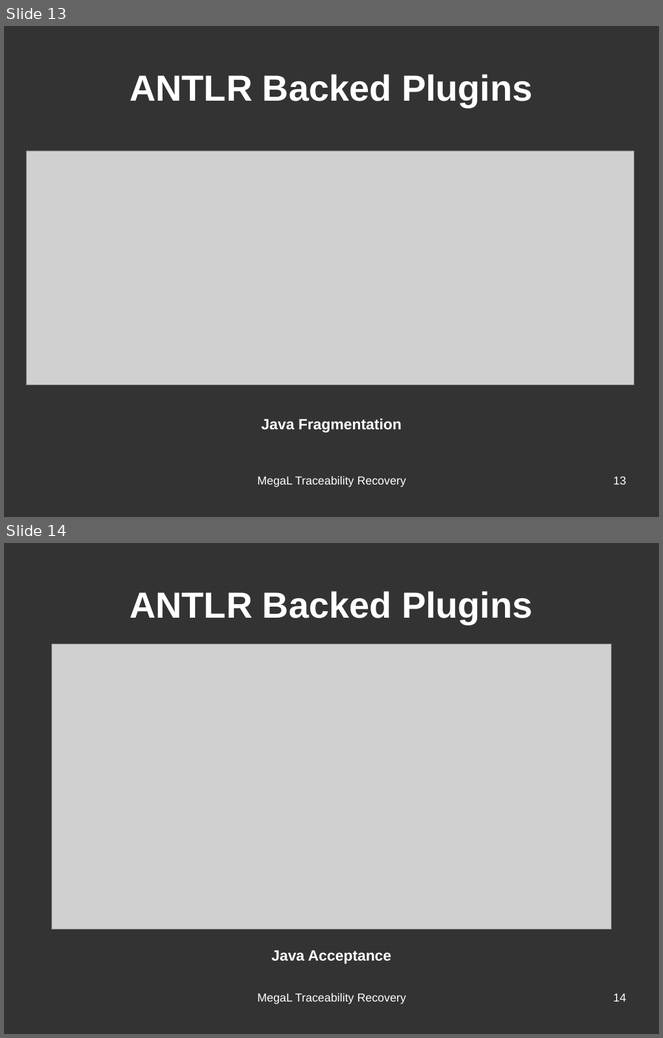
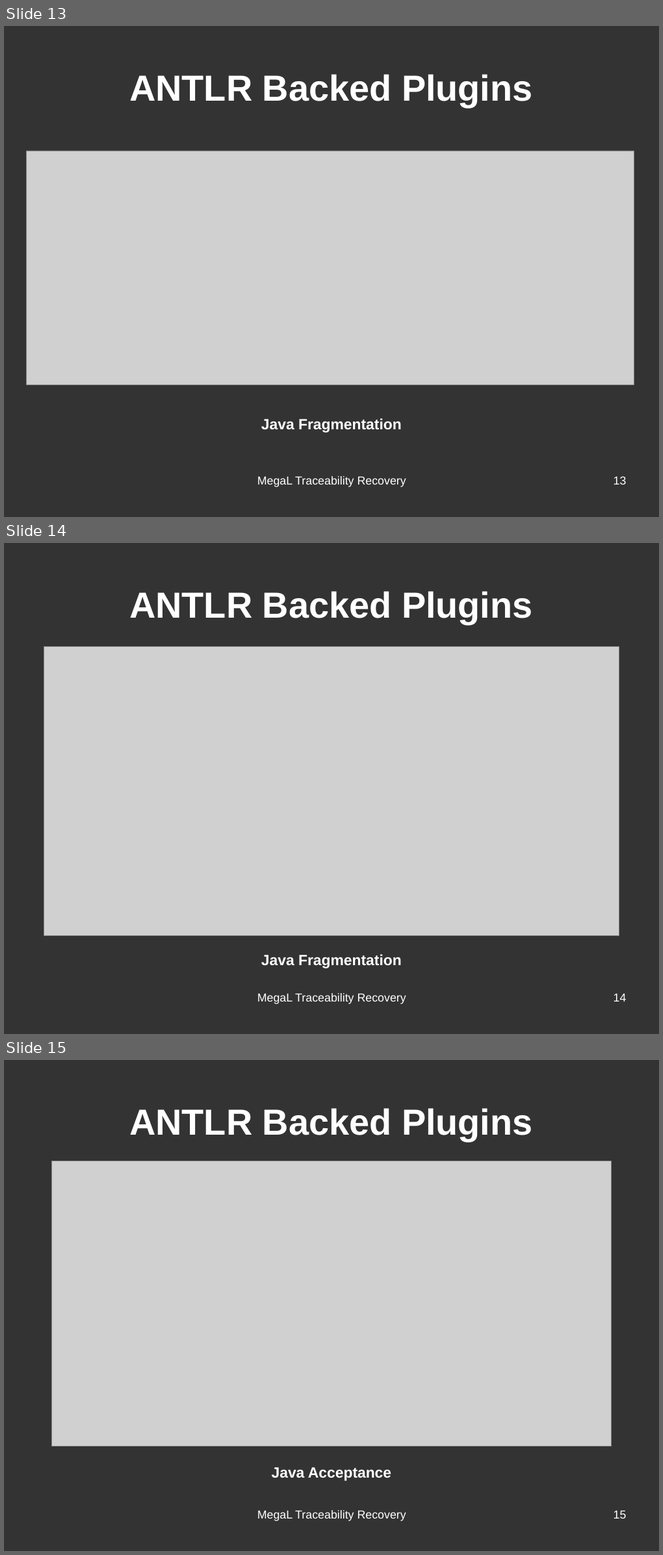
Before and after one commit to hayasam/megal-tr, a slide deck: slides/meeting-2016-06-28/meeting-2016-06-28.odp. Shown one above the other, each under a label of ours: slides 13 and 14 before the commit, slides 13, 14 and 15 after it. The pictures are 663x1038 and 663x1555 pixels, drawn with LibreOffice and Linux fonts; fonts in the diff are those of the drawing; grey boxes stand for pictures. Boxes give left, top, right and bottom in pixels: in the first picture for what was removed or moved away, otherwise in the second. Text is boxed around its words. In the diff, an @@ line names an element or a change of style, - is before the commit and + after.

```diff
--- a/slides/meeting-2016-06-28/meeting-2016-06-28.odp
+++ b/slides/meeting-2016-06-28/meeting-2016-06-28.odp
@@ slide 14 added at (4,543,659,1034), background #333333 @@
@@ title added at (129,591,532,624), 44 pt, text #FFFFFF, bold @@
+ANTLR Backed Plugins
@@ picture added at (44,646,619,936) @@
@@ text added at (261,954,402,969), 18 pt, text #FFFFFF, bold @@
+Java Fragmentation
@@ text added at (258,993,406,1005), 14 pt, text #FFFFFF @@
+MegaL Traceability Recovery
@@ page number added at (614,993,627,1002), 14 pt, text #FFFFFF @@
+14
@@ what was slide 14 is now slide 15 @@
@@ page number at (614,1510,627,1519): text changed @@
-14
+15
```
Also in this commit, not shown: 6 slides changed, 2 other slides added, 3 other files.
